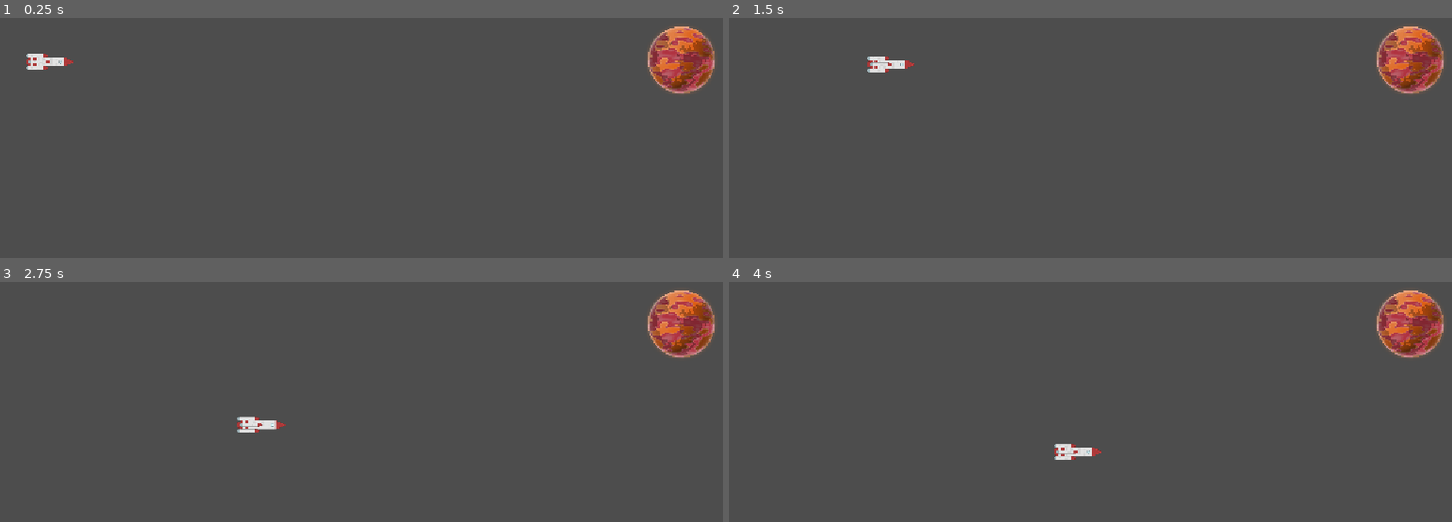
Above: before the commit, frames 1-4 (two rows, left to right).
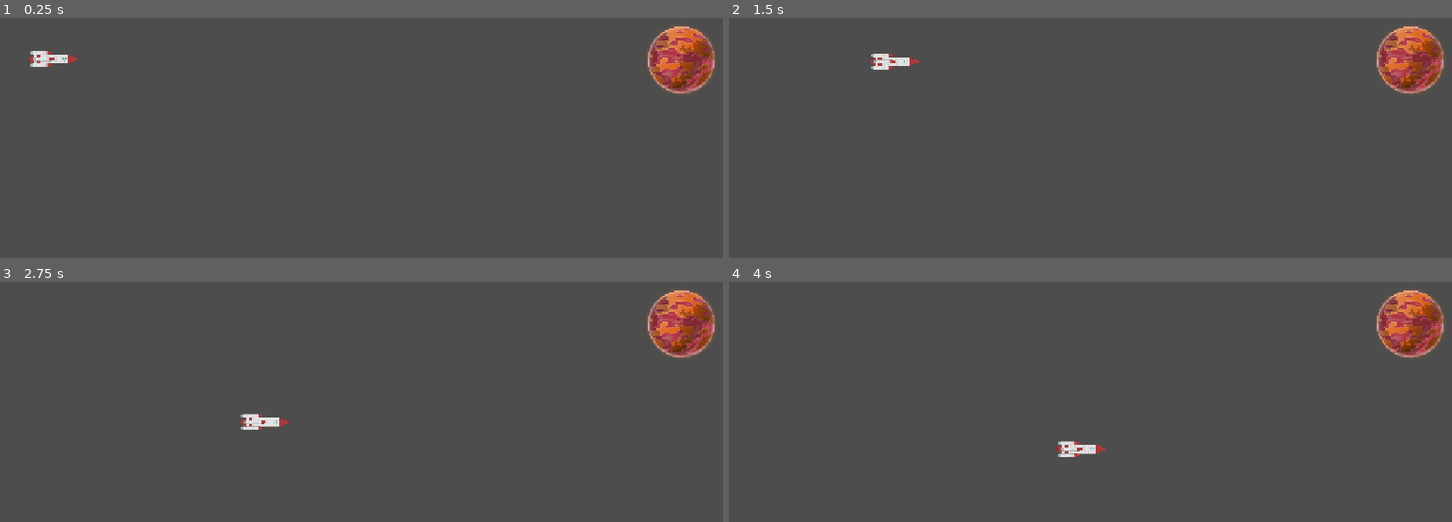
Above: after the commit, the same moments.

Repository: gilad905/space-jam
Game: Godot game, scene res://scenes/main.tscn
Two runs of this game, one before a commit and one after it. Both use one fixed random seed, a clock stepped at 60 frames per second and the inputs below.
Inputs:
- Up to frame 1 (0.25 s): no input
- Up to frame 2 (1.5 s): hold Right (ui_right) 0.53-1.28 s; hold Down (ui_down) from 1.28 s (still down)
- Up to frame 3 (2.75 s): release Down (ui_down) at 2.03 s; hold Right (ui_right) from 2.03 s (still down)
- Up to frame 4 (4 s): release Right (ui_right) at 2.78 s; hold Up (ui_up) 2.78-3.53 s; hold Left (ui_left) from 3.53 s (still down)

The runs differ from the first frame. In frame 1, 0.3% of the frame differs, in the area x 3-11%, y 13-22%; in frame 2, 0.3%; in frame 3, 0.3%, in the area x 32-41%, y 54-63%; in frame 4, 0.3%.

Commit message:
world boundaries

Diff:
--- a/src/scenes/main.tscn
+++ b/src/scenes/main.tscn
@@ -4,11 +4,18 @@
 [ext_resource type="Texture2D" uid="uid://bpk8jle8p5bx2" path="res://assets/spaceRockets_001.png" id="2_sugp2"]
 [ext_resource type="Texture2D" uid="uid://b4l4niem3upbv" path="res://assets/planet02.png" id="3_jyhfs"]
 
-[sub_resource type="RectangleShape2D" id="RectangleShape2D_qw2ki"]
-size = Vector2(49, 99)
+[sub_resource type="CapsuleShape2D" id="CapsuleShape2D_sugp2"]
+radius = 6.0
+height = 76.0
+
+[sub_resource type="CapsuleShape2D" id="CapsuleShape2D_jyhfs"]
+radius = 12.0
+height = 40.0
 
 [sub_resource type="CircleShape2D" id="CircleShape2D_qw2ki"]
 radius = 50.27
+
+[sub_resource type="WorldBoundaryShape2D" id="WorldBoundaryShape2D_iy7yg"]
 
 [node name="Main" type="Node2D" unique_id=62847045]
 
@@ -19,10 +26,14 @@
 script = ExtResource("1_0wfyh")
 
 [node name="CollisionShape2D" type="CollisionShape2D" parent="Player" unique_id=1907273118]
-shape = SubResource("RectangleShape2D_qw2ki")
+shape = SubResource("CapsuleShape2D_sugp2")
+
+[node name="CollisionShape2D2" type="CollisionShape2D" parent="Player" unique_id=531579884]
+position = Vector2(0, 18)
+shape = SubResource("CapsuleShape2D_jyhfs")
 
 [node name="Sprite2D" type="Sprite2D" parent="Player" unique_id=683488736]
-position = Vector2(3.9999695, 4)
+position = Vector2(0, -2)
 scale = Vector2(0.2, 0.2)
 texture = ExtResource("2_sugp2")
 
@@ -35,3 +46,24 @@
 [node name="Sprite2D" type="Sprite2D" parent="Goal" unique_id=505986330]
 scale = Vector2(0.1, 0.1)
 texture = ExtResource("3_jyhfs")
+
+[node name="Boundaries" type="Area2D" parent="." unique_id=1506035510]
+
+[node name="CollisionShape2D" type="CollisionShape2D" parent="Boundaries" unique_id=677202935]
+position = Vector2(0, 350)
+rotation = 1.5707964
+shape = SubResource("WorldBoundaryShape2D_iy7yg")
+
+[node name="CollisionShape2D2" type="CollisionShape2D" parent="Boundaries" unique_id=1586130751]
+position = Vector2(550, 0)
+rotation = 3.1415927
+shape = SubResource("WorldBoundaryShape2D_iy7yg")
+
+[node name="CollisionShape2D3" type="CollisionShape2D" parent="Boundaries" unique_id=1871258506]
+position = Vector2(1150, 350)
+rotation = -1.5707964
+shape = SubResource("WorldBoundaryShape2D_iy7yg")
+
+[node name="CollisionShape2D4" type="CollisionShape2D" parent="Boundaries" unique_id=1212161584]
+position = Vector2(550, 650)
+shape = SubResource("WorldBoundaryShape2D_iy7yg")
